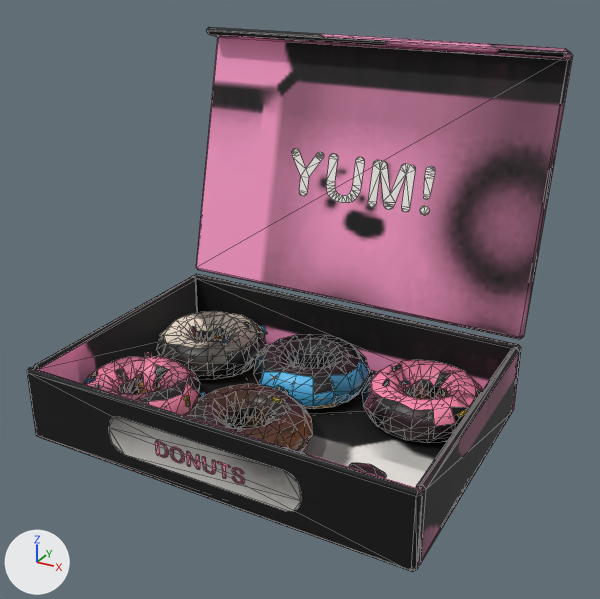
An edit to the glTF model client/public/models/donut_box.glb, drawn before and after from the same camera.
Before and after are seen from a camera (50 mm lens) standing at (0.274, -0.469, 0.341) and looking at (0.009, 0.013, 0.1). Arrows for +X, +Y and +Z are at lower left; the lights stay in place. The older version comes first. Mesh edges are drawn as thin lines. Vertices at exactly the same position are counted once.

The first picture shows 'donut_box'.
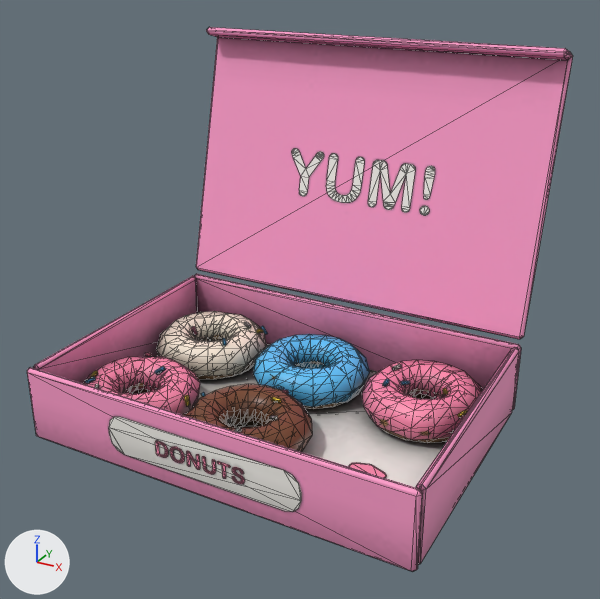
The change, as a list of edits to the scene's bpy script:
```text
Change me_donut_box:
    used by ob_donut_box; location = (0.0, 0.0, 0.0)
    remove me_donut_box.from_pydata(...)  # 2265 vertices, 3636 faces; spans x -0.15..0.15, y -0.106..0.158, z 0.0..0.269
    add me_donut_box.from_pydata(...)  # 2271 vertices, 3636 faces; spans x -0.15..0.15, y -0.106..0.158, z 0.0..0.269
    me_donut_box part 1
    18 vertices are removed from x -0.15..0.15, y -0.105..0.105, z 0.002..0.006
    78 faces are deleted
    18 vertices are added at x -0.144..0.144, y -0.099..0.099, z 0.0..0.006
    6 new vertices lie (0.282, 0.0, 0.0) away from vertices in x -0.141, y -0.099..0.099, z 0.0..0.004
    78 new faces join them, mat_accent
    me_donut_box part 2: 3558 kept faces spanning x -0.15..0.15, y -0.106..0.158, z 0.0..0.269 get new texture (UV) coordinates
```

What differs and where, as boxes [x1, y1, x2, y2] in the pictures (600 x 599 px; the box of a moved part takes in the faces that stretch with it):
part 1 of me_donut_box, moved or reshaped
    before: [27, 280, 514, 572]
    after: [27, 280, 422, 571]
part 2 of me_donut_box, surface changed (lighter)
    before: [27, 27, 573, 562]
    after: [27, 27, 573, 572]
